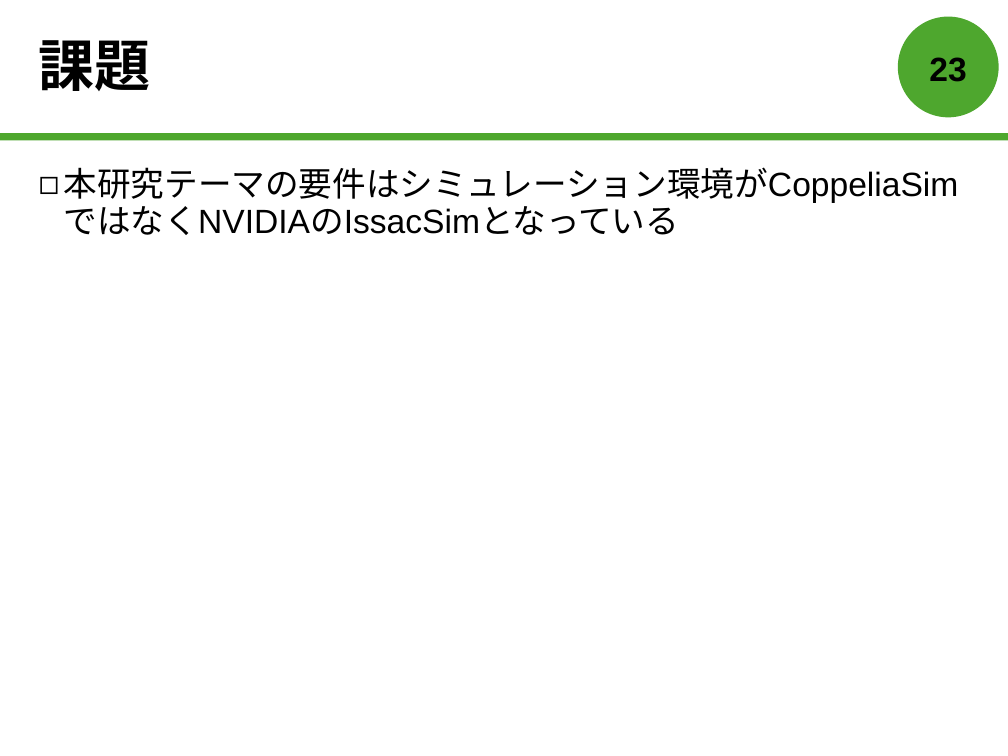
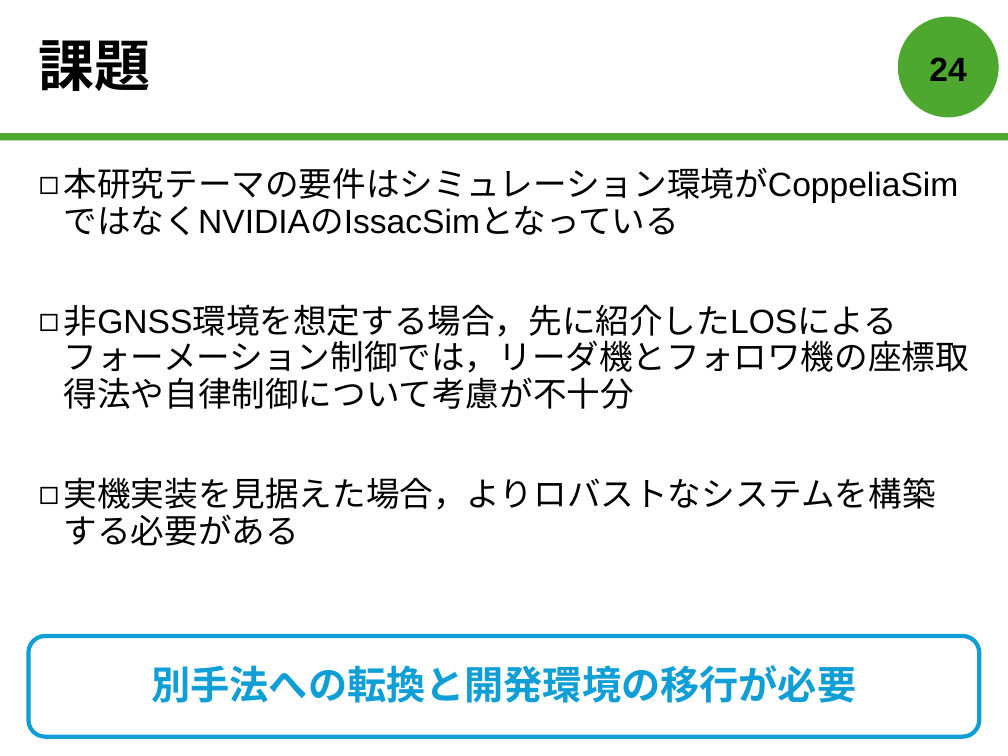
Before and after one commit to forest-book/MatlabLOSFormation, a slide deck: slide 25 of 森本皓斗.pptx (slide 24 before the commit). Drawn at 1008x756 pixels with LibreOffice and Linux fonts; fonts in the diff are those of the drawing. Boxes give left, top, right and bottom in pixels: in the first picture for what was removed or moved away, otherwise in the second. Text is boxed around its words. In the diff, an @@ line names an element or a change of style, - is before the commit and + after.

```diff
--- a/森本皓斗.pptx
+++ b/森本皓斗.pptx
@@ page number at (929,57,966,81): text changed @@
-23
+24
@@ text at (64,304,969,546): paragraphs added @@
+◻ 非GNSS環境を想定する場合，先に紹介したLOSによる
+  フォーメーション制御では，リーダ機とフォロワ機の座標取得法や自律制御について考慮が不十分
+◻ 実機実装を見据えた場合，よりロバストなシステムを構築する必要がある
@@ rounded rectangle added at (28,636,979,737), outline #0F9ED5 3 pt @@
@@ text added at (152,665,857,703), 28 pt, text #0F9ED5, bold @@
+別手法への転換と開発環境の移行が必要
```
Also in this commit, not shown: 1 other slide changed, 1 slide added.
